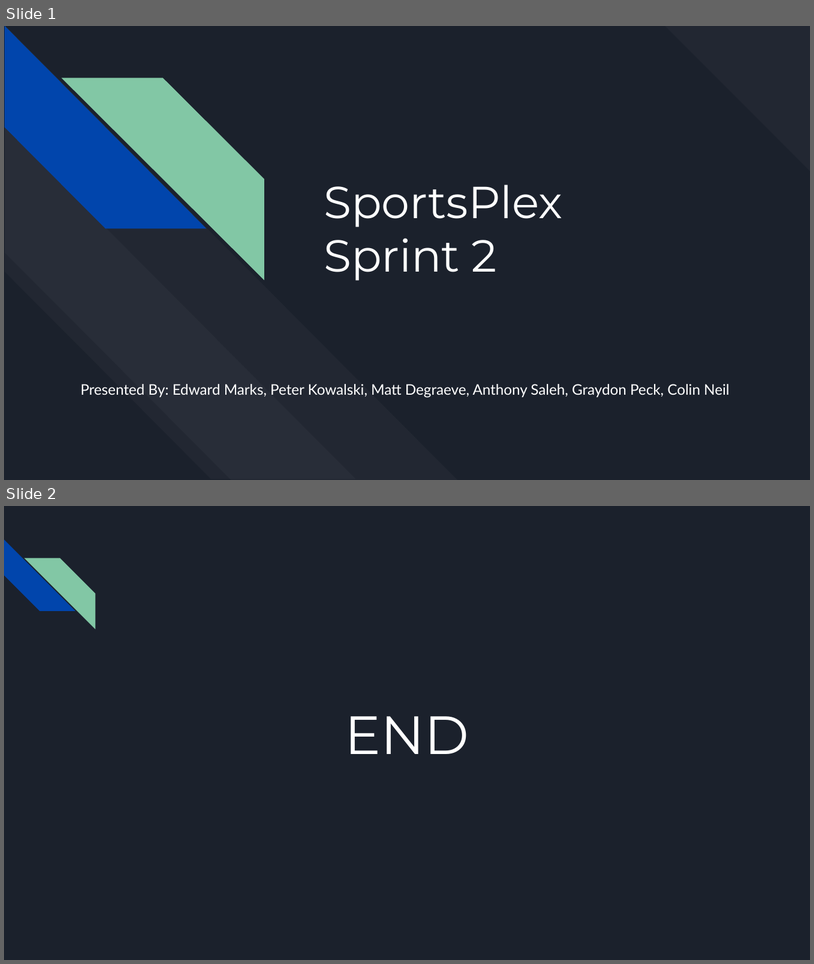
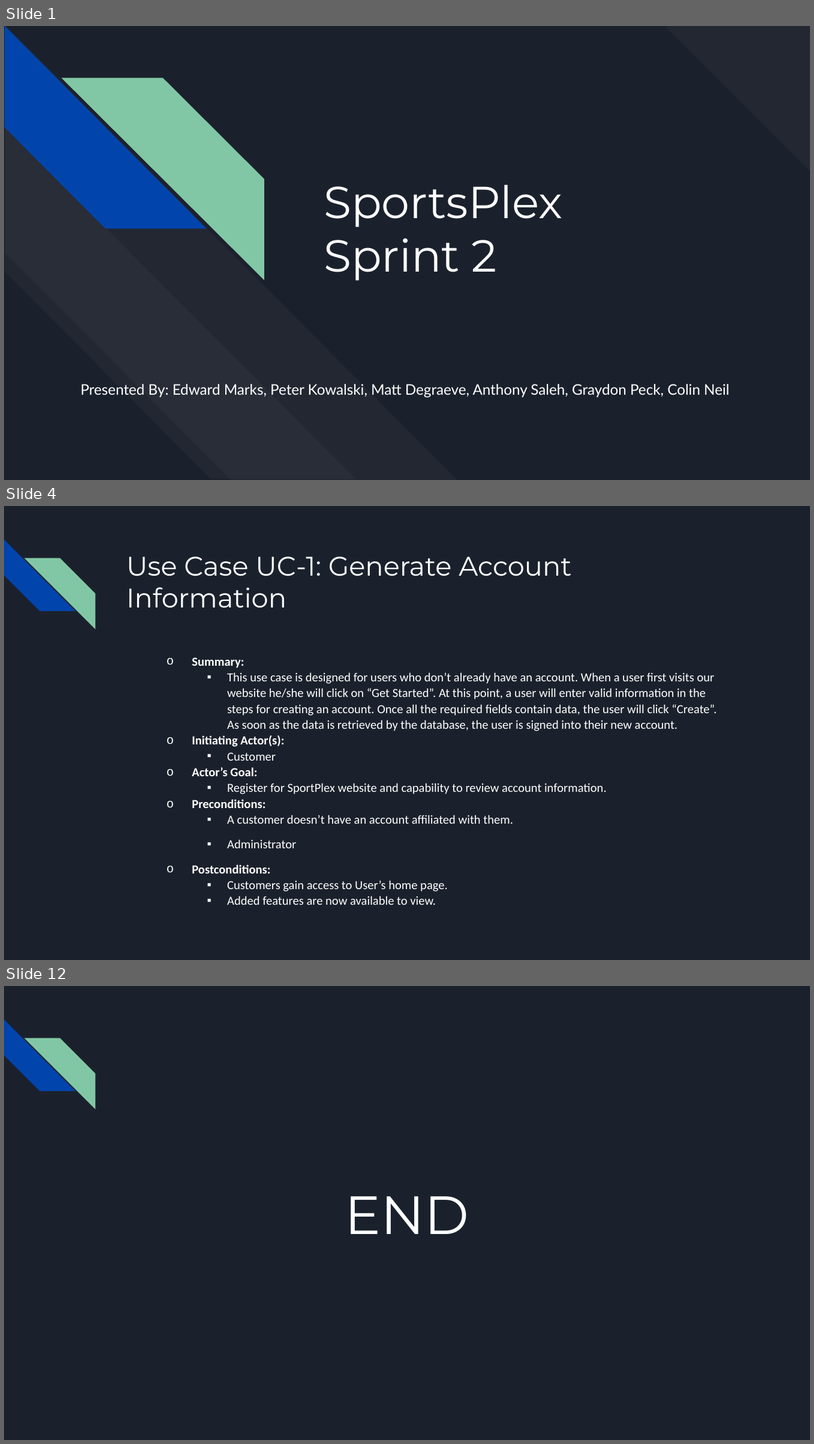
Before and after one commit to GraydonPeck/CSI4999Project, a slide deck: Documentation/4999 - Sprint2.pptx. Shown one above the other, each under a label of ours: slides 1 and 2 before the commit, slides 1, 4 and 12 after it; the slides between them are not shown. The pictures are 814x964 and 814x1444 pixels, drawn with LibreOffice and Linux fonts; fonts in the diff are those of the drawing. Boxes give left, top, right and bottom in pixels: in the first picture for what was removed or moved away, otherwise in the second. Text is boxed around its words. In the diff, an @@ line names an element or a change of style, - is before the commit and + after.

```diff
--- a/Documentation/4999 - Sprint2.pptx
+++ b/Documentation/4999 - Sprint2.pptx
@@ slide 4 added at <box>4,506,810,960</box>, background #1B212C; not listed: 2 template elements that a slide beside it also shows @@
@@ title added at <box>126,556,572,608</box>, 24 pt, text #FFFFFF @@
+Use Case UC-1: Generate Account Information
@@ text added at <box>192,657,717,904</box>, 11 pt, text #FFFFFF @@
+  o Summary:
+    ▪ This use case is designed for users who don’t already have an account. When a user first visits our website he/she will click on “Get Started”. At this point, a user will enter valid information in the steps for creating an account. Once all the required fields contain data, the user will click “Create”. As soon as the data is retrieved by the database, the user is signed into their new account.
+  o Initiating Actor(s):
+    ▪ Customer
+  o Actor’s Goal:
+    ▪ Register for SportPlex website and capability to review account information.
+  o Preconditions:
+    ▪ A customer doesn’t have an account affiliated with them.
+    ▪ Administrator
+  o Postconditions:
+    ▪ Customers gain access to User’s home page.
+    ▪ Added features are now available to view.
@@ what was slide 2 is now slide 12 @@
```
Also in this commit, not shown: 9 other slides added, 2 other files.
